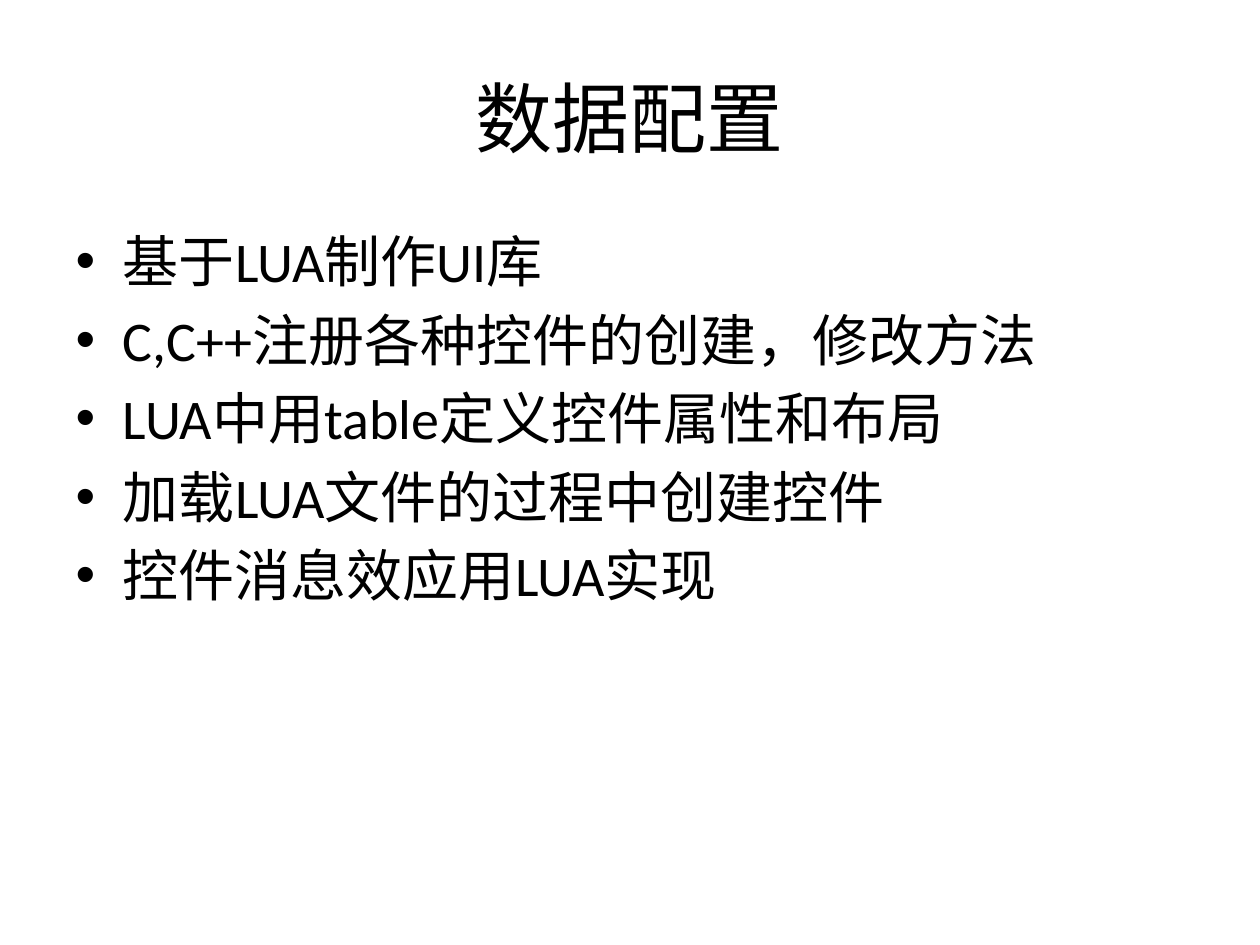
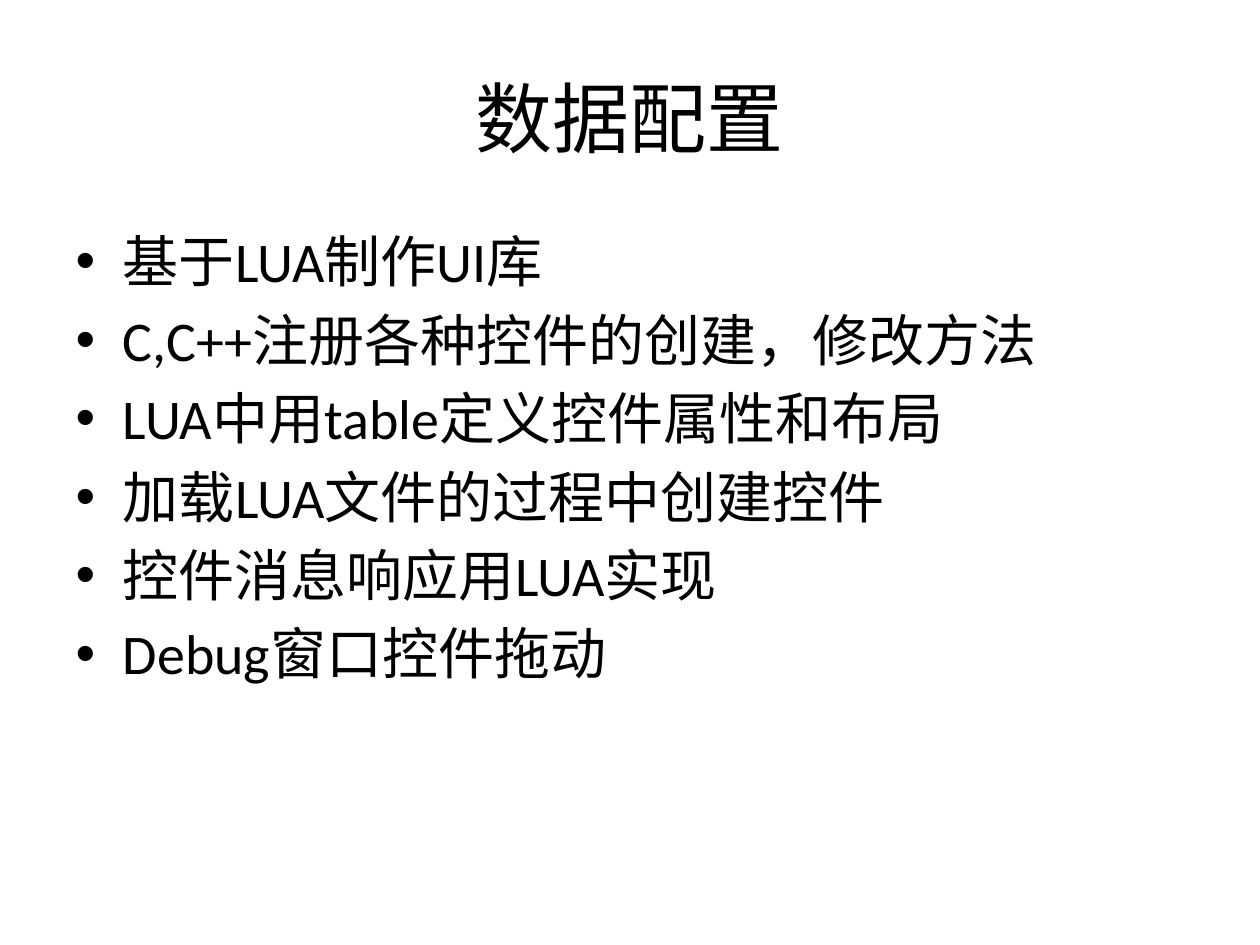
Before and after one commit to henryfung01/StreetFighter, a slide deck: slide 7 of lua1.pptx (slide 5 before the commit). Drawn at 1260x945 pixels with LibreOffice and Linux fonts; fonts in the diff are those of the drawing. Boxes give left, top, right and bottom in pixels: in the first picture for what was removed or moved away, otherwise in the second. Text is boxed around its words. In the diff, an @@ line names an element or a change of style, - is before the commit and + after.

```diff
--- a/lua1.pptx
+++ b/lua1.pptx
@@ text at (123, 548, 717, 684): text changed @@
-• 控件消息效应用LUA实现
+• 控件消息响应用LUA实现
+• Debug窗口控件拖动
```
Also in this commit, not shown: 9 other slides changed, 26 slides added, 12 slides removed.
